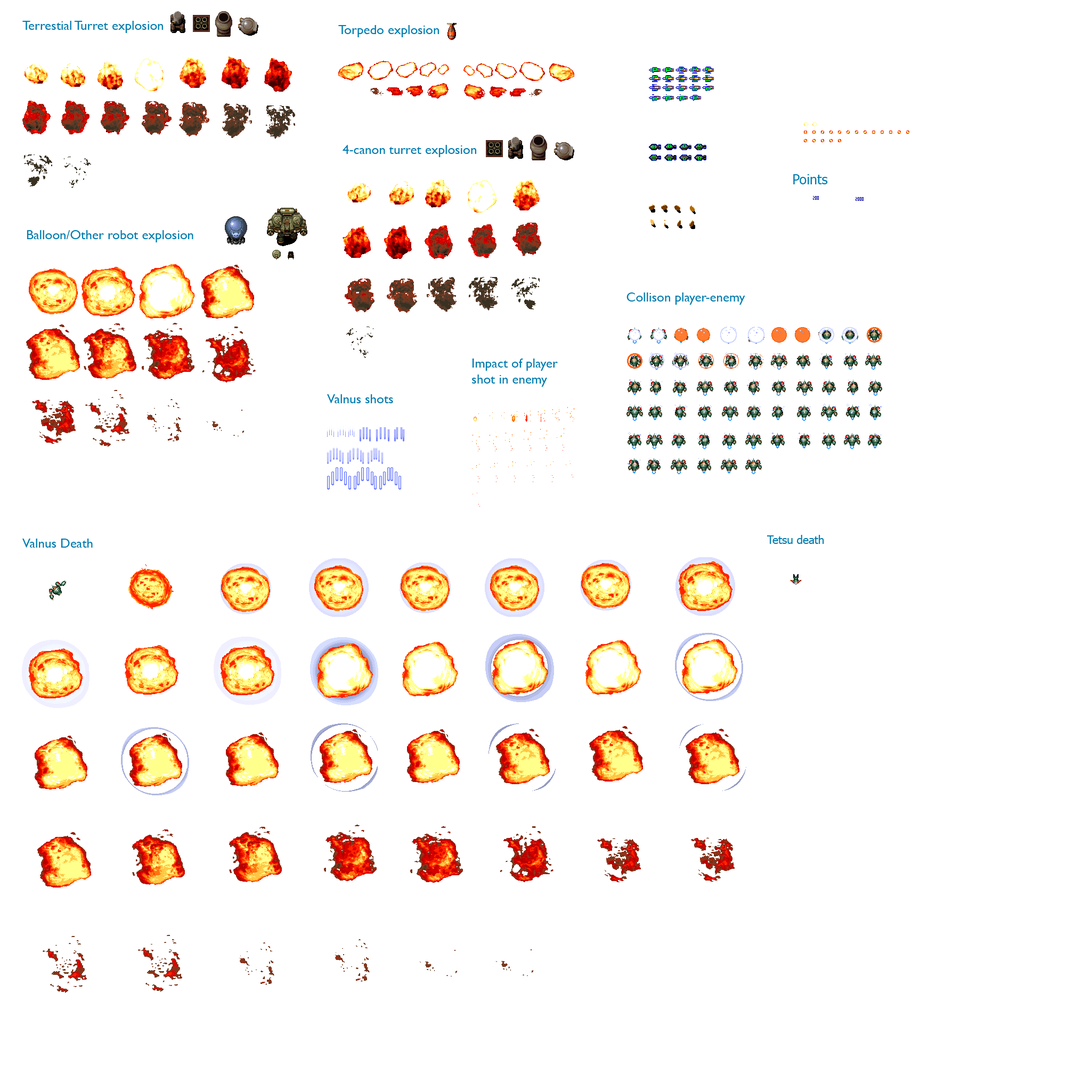
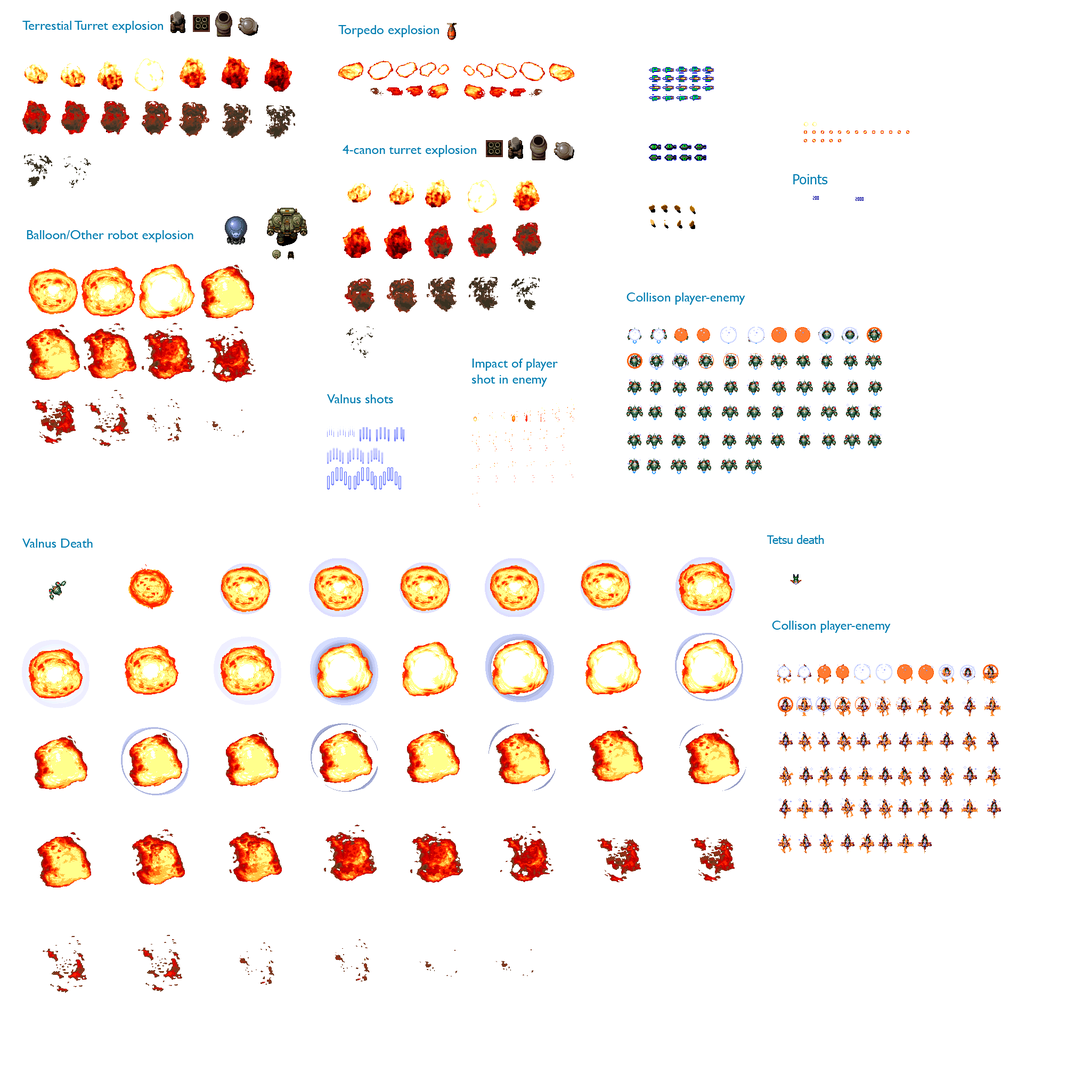
Layered file, before and after one edit (1091 x 1091). Changes by layer:
added layer "Capa 2" above "Capa 1" over (x1=772, y1=620, x2=1002, y2=854)
